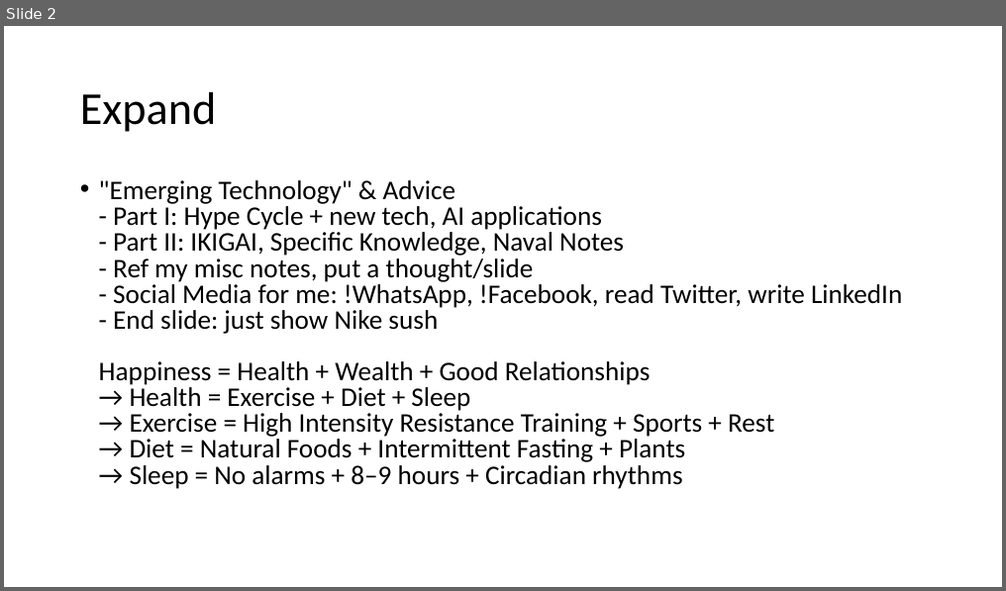
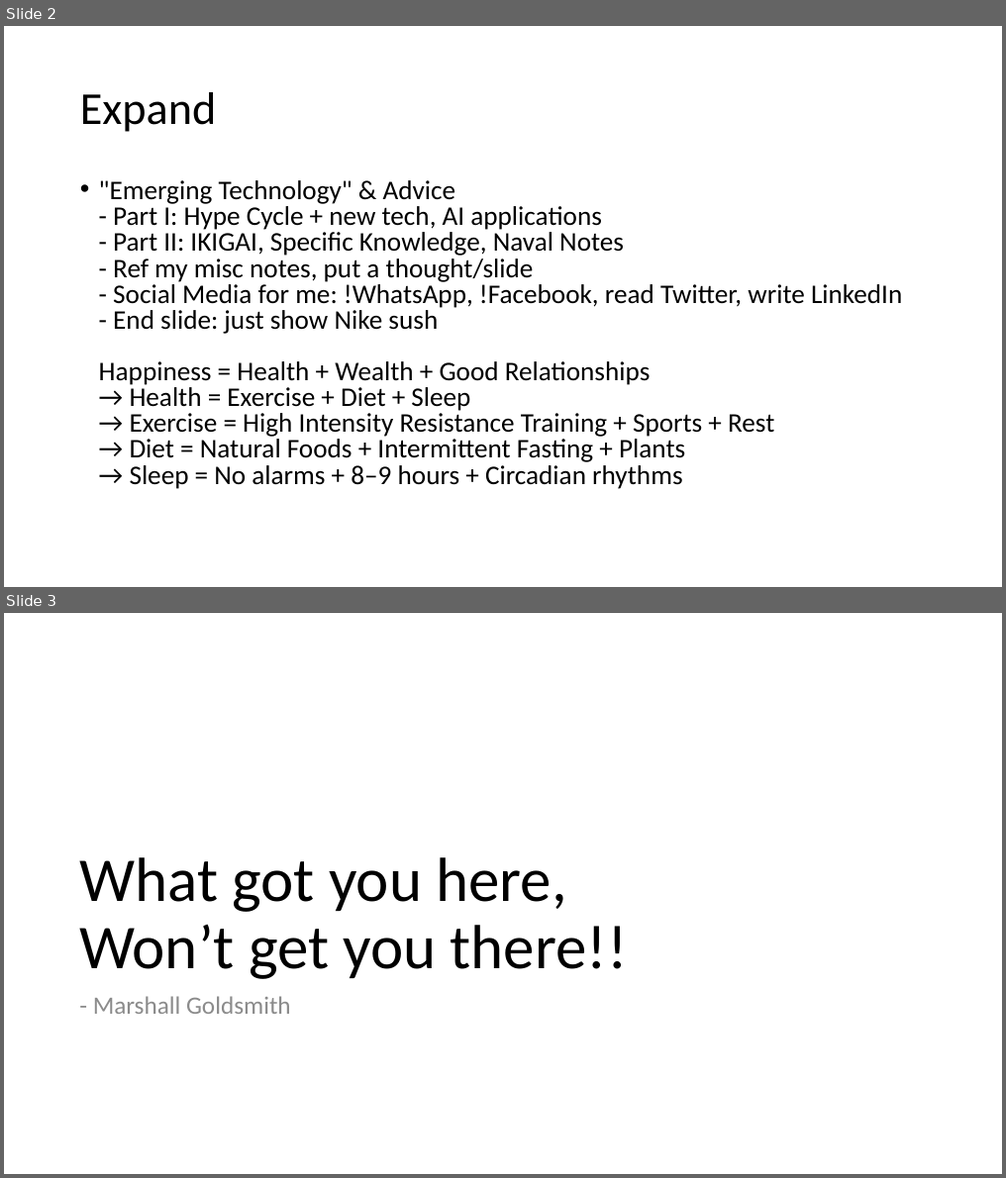
Before and after one commit to yogeshhk/Publications, a slide deck: Talk_EmergingTechnologies_MES_March13.pptx. Shown one above the other, each under a label of ours: slide 2 before the commit, slides 2 and 3 after it. The pictures are 1006x591 and 1006x1178 pixels, drawn with LibreOffice and Linux fonts; fonts in the diff are those of the drawing. Boxes give left, top, right and bottom in pixels: in the first picture for what was removed or moved away, otherwise in the second. Text is boxed around its words. In the diff, an @@ line names an element or a change of style, - is before the commit and + after.

```diff
--- a/Talk_EmergingTechnologies_MES_March13.pptx
+++ b/Talk_EmergingTechnologies_MES_March13.pptx
@@ slide 3 added at box(4, 613, 1002, 1174), background #FFFFFF @@
@@ title added at box(79, 858, 628, 979), 60 pt, text #000000 @@
+What got you here,
+Won’t get you there!!
@@ text added at box(93, 996, 291, 1014), 24 pt, text #8C8C8C @@
+- Marshall Goldsmith
```
Also in this commit, not shown: 1 slide changed, 4 other slides added, 4 other files.
